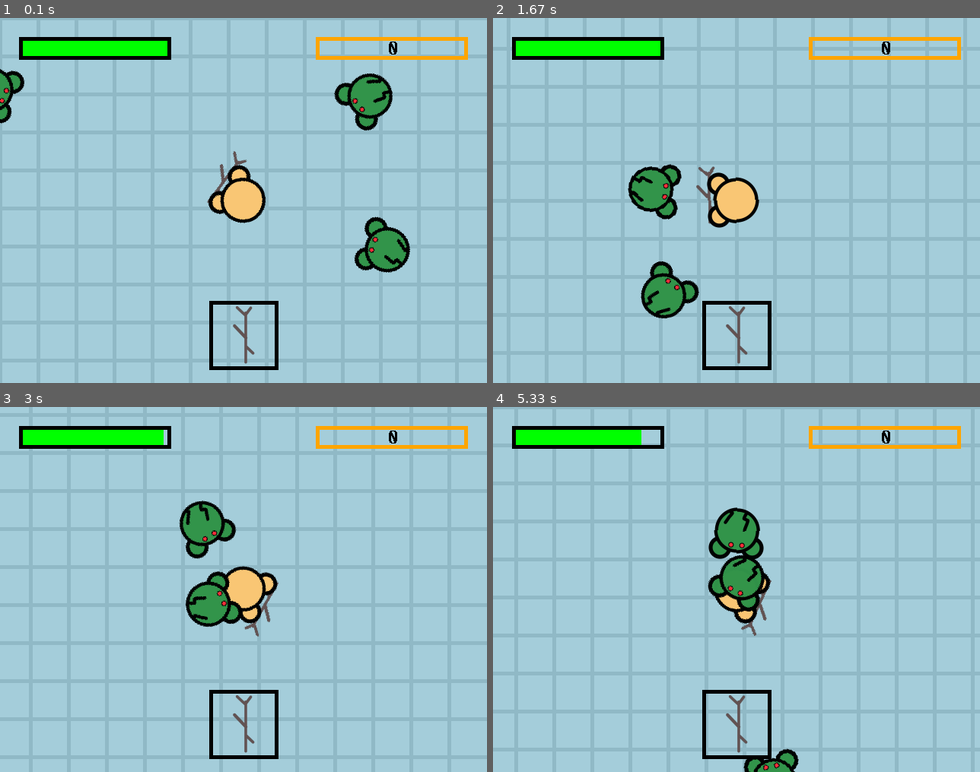
Above: before the commit, frames 1-4 (two rows, left to right).
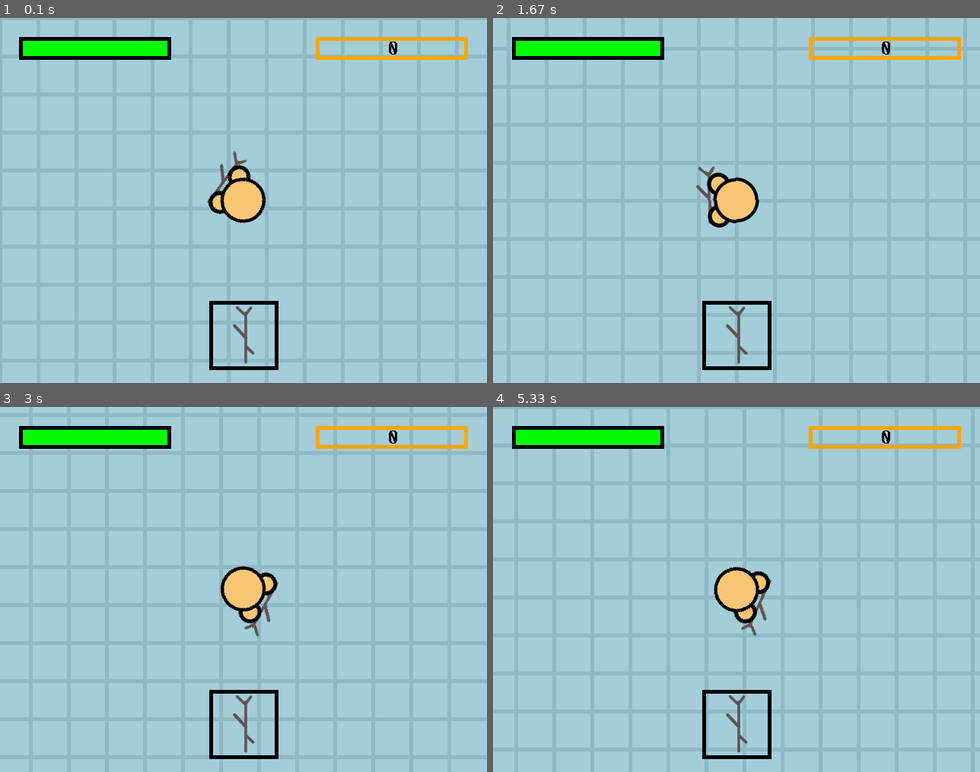
Above: after the commit, the same moments.

Repository: jt31415/game_design
Game: pygame game, started from main.py
Two runs of this game, one before a commit and one after it. Both use one fixed random seed, a clock stepped at 60 frames per second and the inputs below.
Inputs (mouse positions are in pixels of both pictures, inside the frame that each line leads up to):
- Up to frame 1 (0.1 s): no input
- Up to frame 2 (1.67 s): hold R 0.33-0.8 s; hold D 0.33-0.8 s; move the mouse to (717, 215) at 0.37 s; hold D 0.83-1.3 s; move the mouse to (892, 189) at 0.87 s; hold W 1.33-1.63 s; move the mouse to (619, 204) at 1.37 s
- Up to frame 3 (3 s): hold D 1.67-2.13 s; move the mouse to (92, 534) at 1.7 s; hold A 2.17-2.7 s; move the mouse to (316, 461) at 2.2 s; hold S from 2.73 s (still down); move the mouse to (301, 622) at 2.77 s
- Up to frame 4 (5.33 s): release S at 3.03 s; hold A 3.07-3.47 s; move the mouse to (746, 465) at 3.1 s; hold W 3.5-3.87 s; move the mouse to (561, 578) at 3.53 s; hold D 3.9-4.53 s; move the mouse to (741, 629) at 3.93 s; hold S 4.57-4.93 s; move the mouse to (721, 527) at 4.6 s; hold A from 4.97 s (still down); move the mouse to (863, 647) at 5 s

The runs differ from the first frame. In frame 1, 2.9% of the frame differs, in the area x 0-85%, y 13-70%; in frame 2, 2.4%; in frame 3, 2.4%; in frame 4, 3.0%, in the area x 30-63%, y 6-100%.

Commit message:
Added ability to restart and periodic regen.

Diff:
--- a/creatures.py
+++ b/creatures.py
@@ -85,6 +85,7 @@
         self.weapon = weapon
         self.health = 100
         self.max_health = 100
+        self.regen = 2500
         self.strength = 20
         self.max_strength = 20
         self.attack_cooldown = self.weapon.cooldown
@@ -115,4 +116,6 @@
 def spawn_creature(template, pos):
     game_creatures.append(Creature(template[0], Weapon(*template[1]), *template[2:6], pos))
 
-player = Human('Player', Weapon(*weapons['stick']))
+def make_player():
+    global player
+    player = Human('Player', Weapon(*weapons['stick']))
--- a/main.py
+++ b/main.py
@@ -7,7 +7,7 @@
 from common import * # imports all the common vars
 
 import spawn
-from creatures import player
+import creatures
 
 def draw_creatures():
     for creature in game_creatures:
@@ -117,10 +117,18 @@
         if dist_to_player < max_attack_range and creature.attack_cooldown <= 0:
             creature.attack(player)
 
+def restart_game():
+    global player
+
+    common.game_state = 'play'
+    creatures.make_player()
+    from creatures import player
+    pygame.time.set_timer(pygame.USEREVENT, 10000) # spawn creatures
+    pygame.time.set_timer(pygame.USEREVENT + 1, player.regen) # regen player
+
+restart_game()
+
 i=0 # DEBUG
-
-# start the game
-pygame.time.set_timer(pygame.USEREVENT, 10000)
 
 attack = False
 running = True
@@ -133,6 +141,13 @@
         elif event.type == pygame.USEREVENT:
             if common.game_state == 'play':
                 spawn.spawn_creatures(common.creature_types['zombie'], 5)
+        elif event.type == pygame.KEYDOWN:
+            if event.key == pygame.K_r:
+                if common.game_state == 'game over':
+                    restart_game()
+        elif event.type == pygame.USEREVENT + 1:
+            if common.game_state == 'play':
+                player.health = min(player.health + 10, 100)
 
     if common.game_state == 'play':
         # movement
--- a/spawn.py
+++ b/spawn.py
@@ -2,13 +2,13 @@
 from pygametools import V
 
 import creatures
-from creatures import spawn_creature, player
+from creatures import spawn_creature
 import random
 
 from common import *
 
 def spawn_creatures(template, n):
-    center = player.pos
+    center = creatures.player.pos
     center.x = int(center.x)
     center.y = int(center.y)
     for i in range(n):
@@ -18,7 +18,6 @@
         while pt.dist(p, center) > SPAWN_RADIUS and in_screen:
             p = V(random.randint(center.x - SPAWN_RADIUS, center.x + SPAWN_RADIUS),
              random.randint(center.y - SPAWN_RADIUS, center.y + SPAWN_RADIUS))
+            in_screen = w_rect.collidepoint(p.aslist)
 
         spawn_creature(template, p)
-
-spawn_creatures(creature_types['zombie'], 5)
